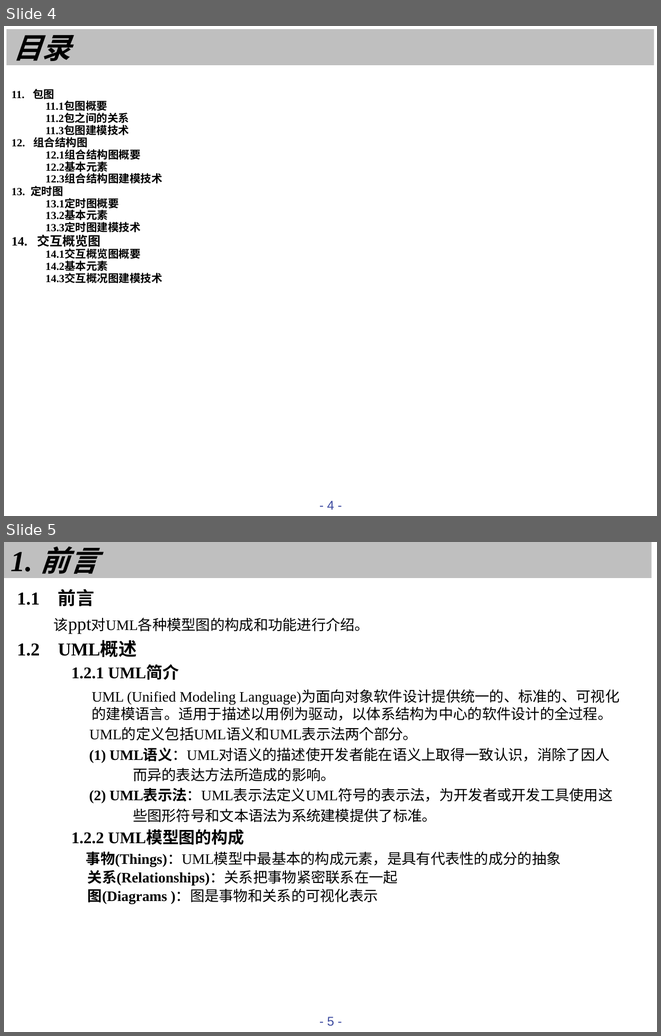
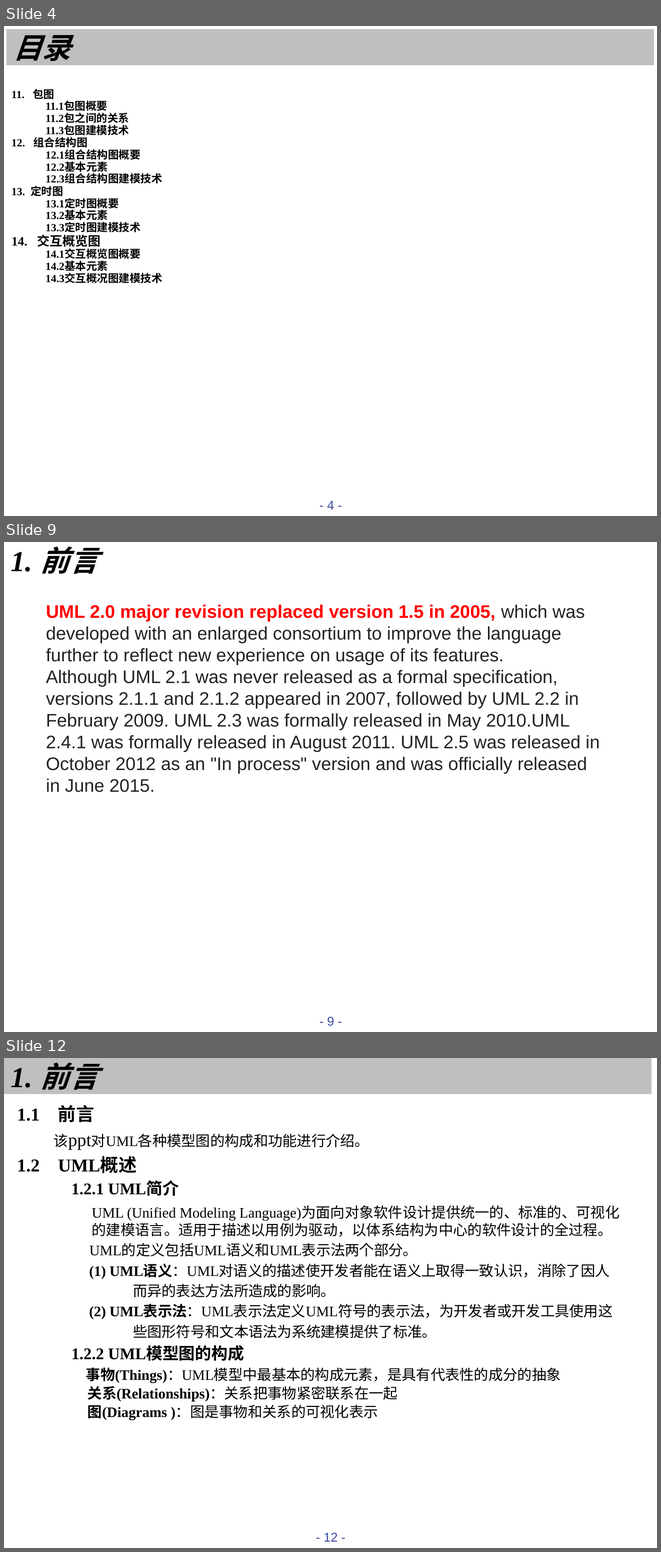
Before and after one commit to tmaczjj/2017work, a slide deck: week4/[prd-03,31501311]uml ppt.pptx. Shown one above the other, each under a label of ours: slides 4 and 5 before the commit, slides 4, 9 and 12 after it; the slides between them are not shown. The pictures are 661x1036 and 661x1552 pixels, drawn with LibreOffice and Linux fonts; fonts in the diff are those of the drawing. Boxes give left, top, right and bottom in pixels: in the first picture for what was removed or moved away, otherwise in the second. Text is boxed around its words. In the diff, an @@ line names an element or a change of style, - is before the commit and + after.

```diff
--- a/week4/[prd-03,31501311]uml ppt.pptx
+++ b/week4/[prd-03,31501311]uml ppt.pptx
@@ slide 9 added at box(4, 542, 657, 1032), background #FFFFFF; not listed: 1 template element that a slide beside it also shows @@
@@ text added at box(10, 546, 99, 574), 32 pt, text #000000, bold, italic @@
+1. 前言
@@ text added at box(46, 605, 600, 792), 20 pt, text #222222 @@
+UML 2.0 major revision replaced version 1.5 in 2005, which was developed with an enlarged consortium to improve the language further to reflect new experience on usage of its features.
+Although UML 2.1 was never released as a formal specification, versions 2.1.1 and 2.1.2 appeared in 2007, followed by UML 2.2 in February 2009. UML 2.3 was formally released in May 2010.UML 2.4.1 was formally released in August 2011. UML 2.5 was released in October 2012 as an "In process" version and was officially released in June 2015.
@@ what was slide 5 is now slide 12 @@
@@ page number at box(324, 1532, 338, 1541): text changed @@
-- 5 -
+- 12 -
```
Also in this commit, not shown: 1 slide changed, 7 other slides added.
